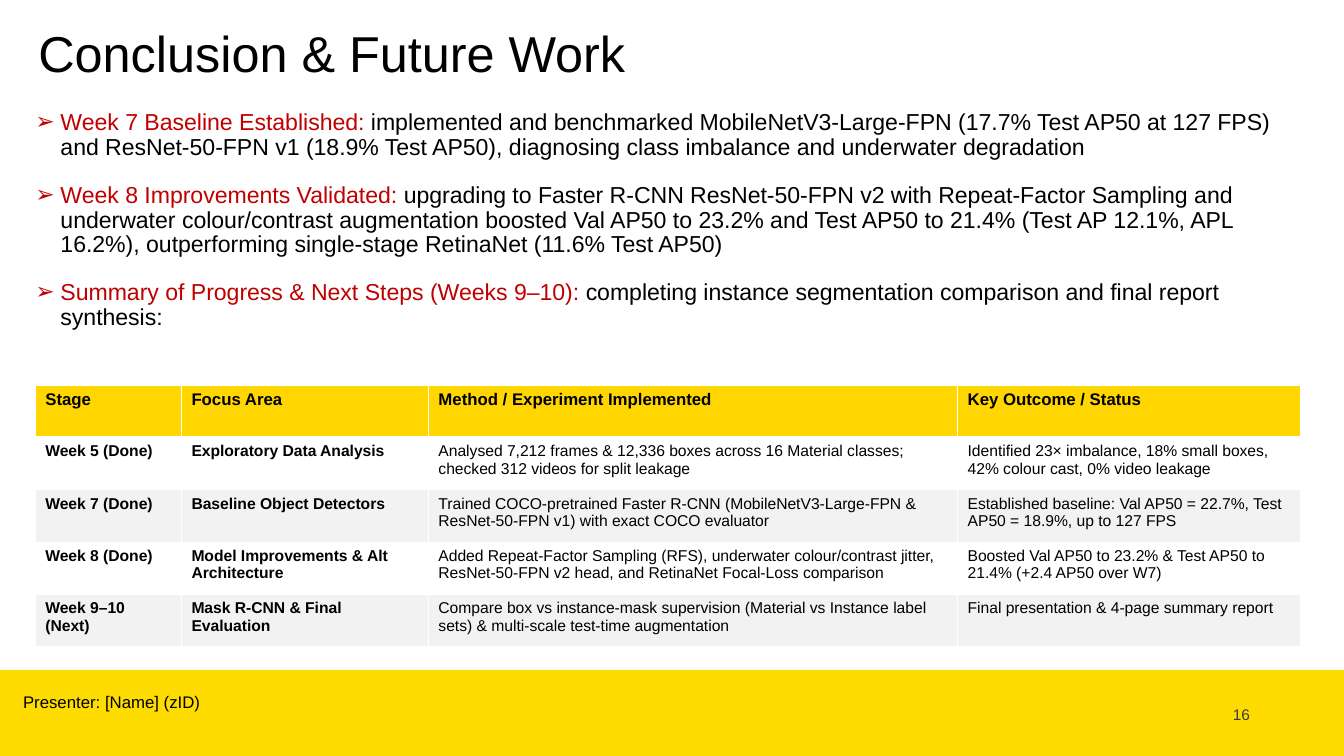
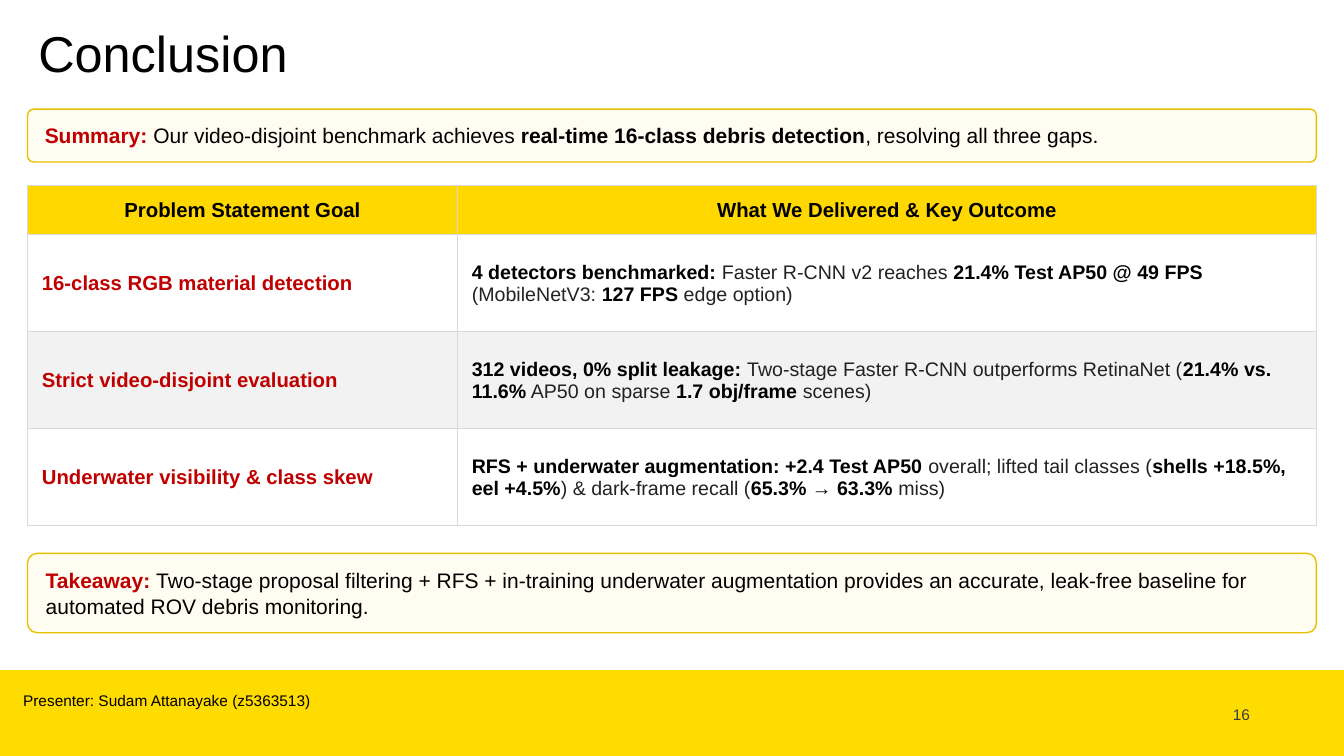
Before and after one commit to Shiz-b/asterik, a slide deck: slide 16 of COMP9444_Project014_Presentation.pptx. Drawn at 1344x756 pixels with LibreOffice and Linux fonts; fonts in the diff are those of the drawing; background and template pictures are left out. Boxes give left, top, right and bottom in pixels: in the first picture for what was removed or moved away, otherwise in the second. Text is boxed around its words. In the diff, an @@ line names an element or a change of style, - is before the commit and + after.

```diff
--- a/COMP9444_Project014_Presentation.pptx
+++ b/COMP9444_Project014_Presentation.pptx
@@ title at (38,35,287,73): text changed @@
-Conclusion & Future Work
+Conclusion
@@ rounded rectangle added at (27,109,1317,161), fill #FFFDF2, outline #E5C100 1 pt, 15 pt, text #000000 @@
+Summary: Our video-disjoint benchmark achieves real-time 16-class debris detection, resolving all three gaps.
@@ text removed at (60,113,1269,330) @@
-➢ Week 7 Baseline Established: implemented and benchmarked MobileNetV3-Large-FPN (17.7% Test AP50 at 127 FPS) and ResNet-50-FPN v1 (18.9% Test AP50), diagnosing class imbalance and underwater degradation
-➢ Week 8 Improvements Validated: upgrading to Faster R-CNN ResNet-50-FPN v2 with Repeat-Factor Sampling and underwater colour/contrast augmentation boosted Val AP50 to 23.2% and Test AP50 to 21.4% (Test AP 12.1%, APL 16.2%), outperforming single-stage RetinaNet (11.6% Test AP50)
-➢ Summary of Progress & Next Steps (Weeks 9–10): completing instance segmentation comparison and final report synthesis:
@@ table added at (27,186,1317,526), 4 rows, 2 columns @@
+Problem Statement Goal | What We Delivered & Key Outcome
+16-class RGB material detection | 4 detectors benchmarked: Faster R-CNN v2 reaches 21.4% Test AP50 @ 49 FPS (MobileNetV3: 127 FPS edge option)
+Strict video-disjoint evaluation | 312 videos, 0% split leakage: Two-stage Faster R-CNN outperforms RetinaNet (21.4% vs. 11.6% AP50 on sparse 1.7 obj/frame scenes)
+Underwater visibility & class skew | RFS + underwater augmentation: +2.4 Test AP50 overall; lifted tail classes (shells +18.5%, eel +4.5%) & dark-frame recall (65.3% → 63.3% miss)
@@ table removed at (35,385,1301,647), 5 rows, 4 columns @@
-Stage | Focus Area | Method / Experiment Implemented | Key Outcome / Status
-Week 5 (Done) | Exploratory Data Analysis | Analysed 7,212 frames & 12,336 boxes across 16 Material classes; checked 312 videos for split leakage | Identified 23× imbalance, 18% small boxes, 42% colour cast, 0% video leakage
-Week 7 (Done) | Baseline Object Detectors | Trained COCO-pretrained Faster R-CNN (MobileNetV3-Large-FPN & ResNet-50-FPN v1) with exact COCO evaluator | Established baseline: Val AP50 = 22.7%, Test AP50 = 18.9%, up to 127 FPS
-Week 8 (Done) | Model Improvements & Alt Architecture | Added Repeat-Factor Sampling (RFS), underwater colour/contrast jitter, ResNet-50-FPN v2 head, and RetinaNet Focal-Loss comparison | Boosted Val AP50 to 23.2% & Test AP50 to 21.4% (+2.4 AP50 over W7)
-Week 9–10 (Next) | Mask R-CNN & Final Evaluation | Compare box vs instance-mask supervision (Material vs Instance label sets) & multi-scale test-time augmentation | Final presentation & 4-page summary report
@@ rounded rectangle added at (27,554,1317,633), fill #FFFDF2, outline #E5C100 1 pt, 15 pt, text #000000 @@
+Takeaway: Two-stage proposal filtering + RFS + in-training underwater augmentation provides an accurate, leak-free baseline for automated ROV debris monitoring.
@@ text at (23,695,310,710): text changed; size 12 to 11 pt @@
-Presenter: [Name] (zID)
+Presenter: Sudam Attanayake (z5363513)
```
Also in this commit, not shown: 2 other slides changed, 6 other files.
